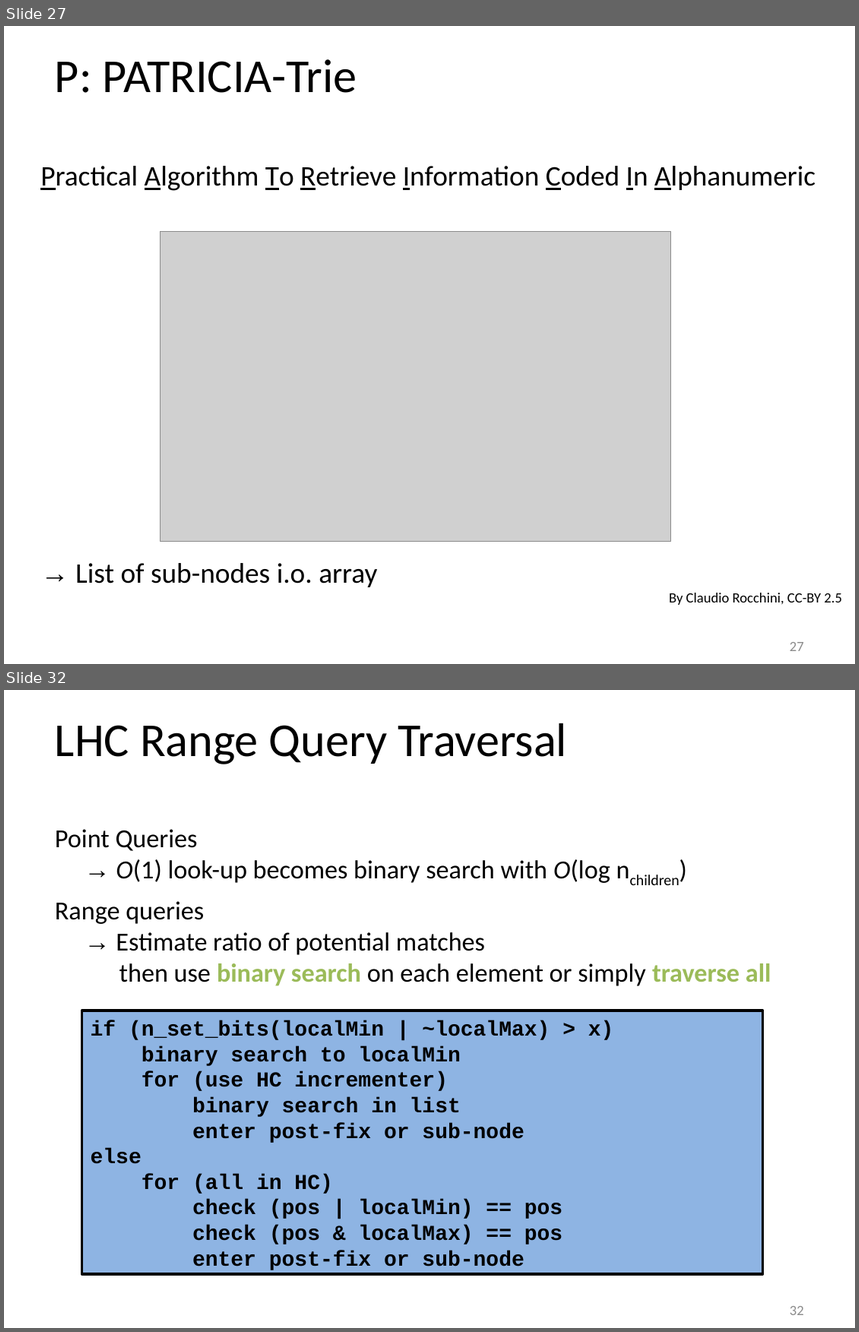
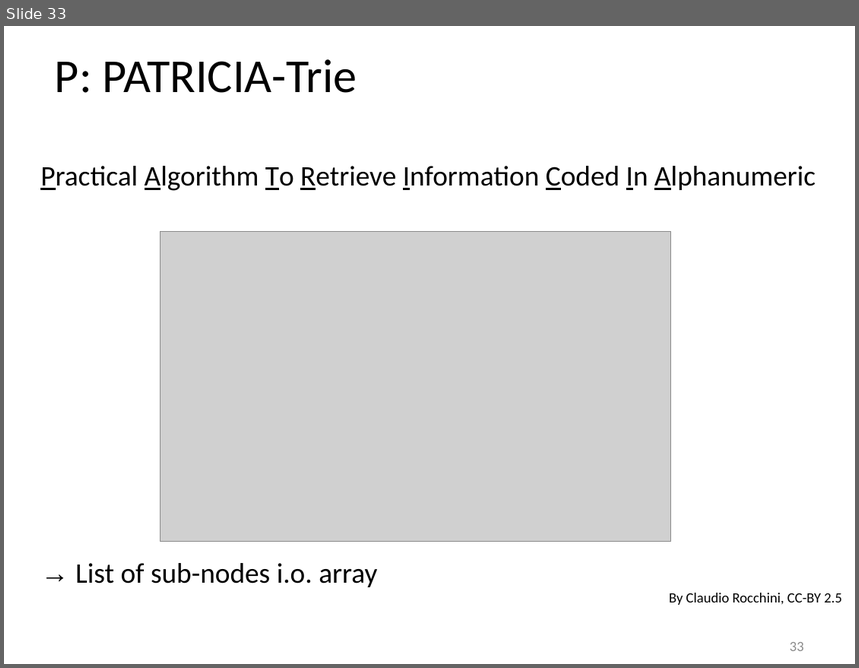
Before and after one commit to tzaeschke/phtree-site, a slide deck: originals/PH-tree-presentation-2018.odp. Shown one above the other, each under a label of ours: slides 27 and 32 before the commit, slide 33 after it; the slides between them are not shown. The pictures are 859x1332 and 859x668 pixels, drawn with LibreOffice and Linux fonts; fonts in the diff are those of the drawing; grey boxes stand for pictures. Boxes give left, top, right and bottom in pixels: in the first picture for what was removed or moved away, otherwise in the second. Text is boxed around its words. In the diff, an @@ line names an element or a change of style, - is before the commit and + after.

```diff
--- a/originals/PH-tree-presentation-2018.odp
+++ b/originals/PH-tree-presentation-2018.odp
@@ slide 32 removed at (4, 690, 855, 1328), background #FFFFFF @@
@@ text removed at (55, 723, 567, 764) @@
-LHC Range Query Traversal
@@ text removed at (55, 829, 772, 986) @@
-Point Queries
-→ O(1) look-up becomes binary search with O(log nchildren)
-Range queries
-→ Estimate ratio of potential matches
-then use binary search on each element or simply traverse all
@@ rectangle removed at (82, 1011, 763, 1274) @@
-if (n_set_bits(localMin | ~localMax) > x)
-binary search to localMin
-for (use HC incrementer)
-binary search in list
-enter post-fix or sub-node
-else
-for (all in HC)
-check (pos | localMin) == pos
-check (pos & localMax) == pos
-enter post-fix or sub-node
@@ page number removed at (790, 1306, 804, 1315) @@
-32
@@ what was slide 27 is now slide 33 @@
@@ page number at (790, 642, 804, 651): text changed @@
-27
+33
```
Also in this commit, not shown: 12 slides changed, 8 slides added, 11 other slides removed, 15 other files.
